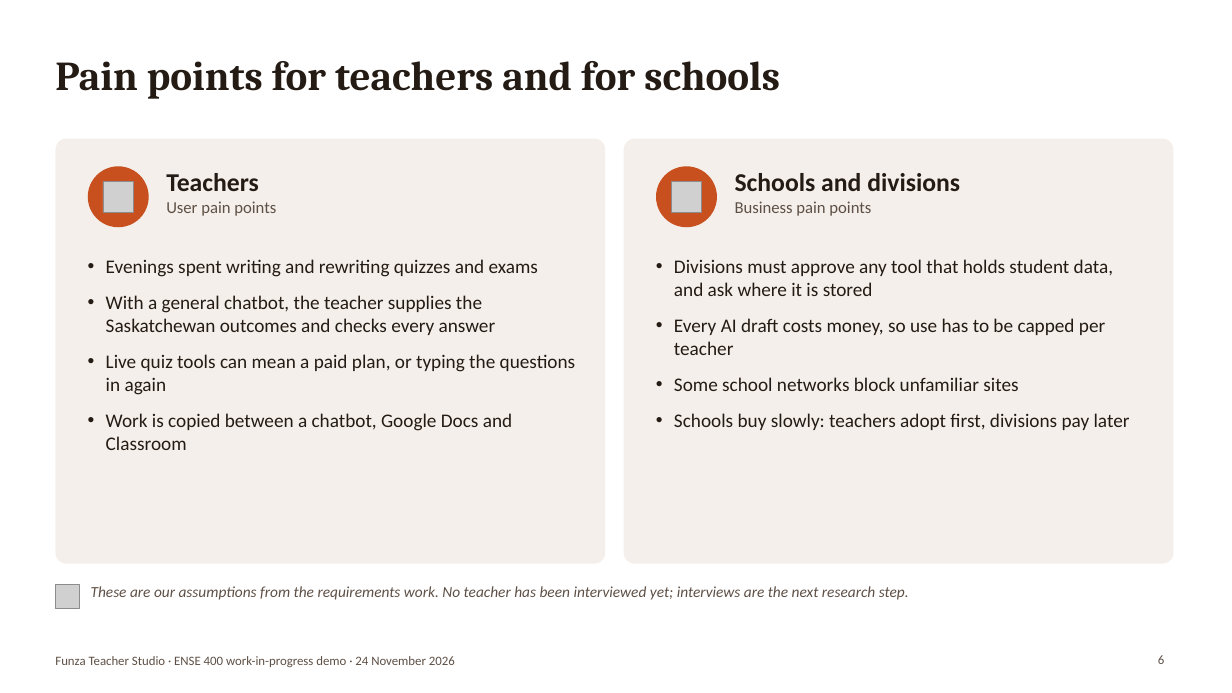
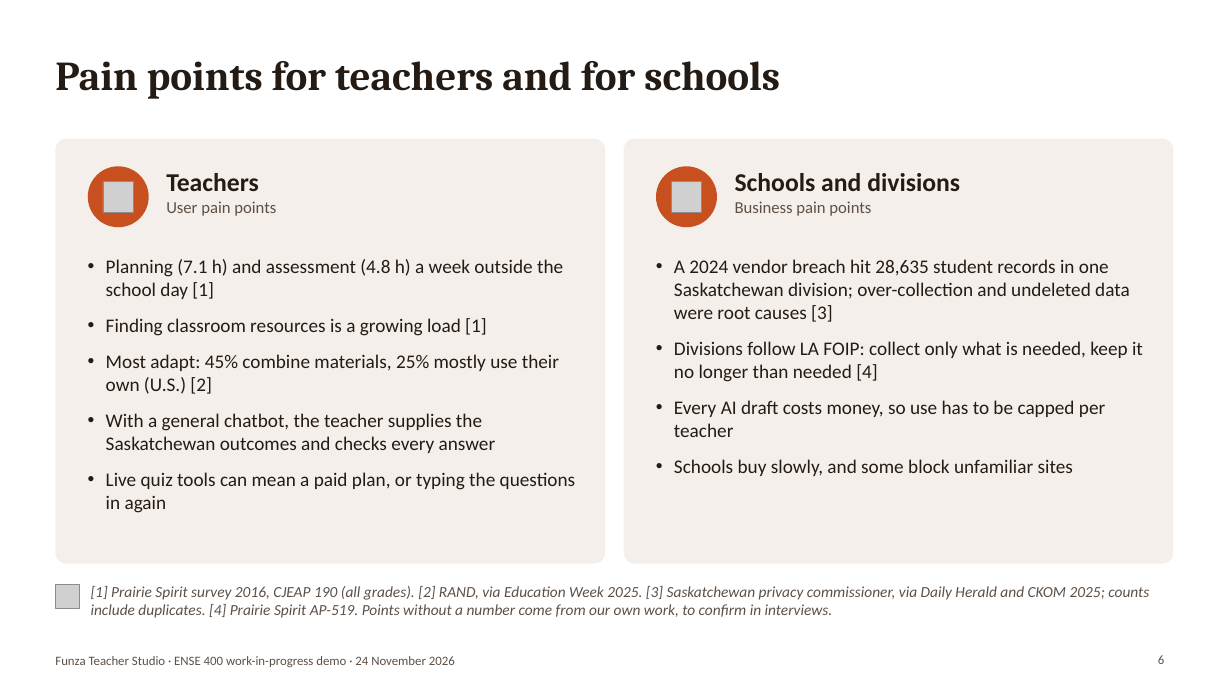
Before and after one commit to Binborg1/Final-2027, a slide deck: slide 6 of docs/06_presentations/01_work_in_progress_demo/01_work_in_progress_demo.pptx. Drawn at 1232x693 pixels with LibreOffice and Linux fonts; fonts in the diff are those of the drawing; grey boxes stand for pictures. Boxes give left, top, right and bottom in pixels: in the first picture for what was removed or moved away, otherwise in the second. Text is boxed around its words. In the diff, an @@ line names an element or a change of style, - is before the commit and + after.

```diff
--- a/docs/06_presentations/01_work_in_progress_demo/01_work_in_progress_demo.pptx
+++ b/docs/06_presentations/01_work_in_progress_demo/01_work_in_progress_demo.pptx
@@ text at <box>106,259,563,394</box>: text changed @@
-• Evenings spent writing and rewriting quizzes and exams
+• Planning (7.1 h) and assessment (4.8 h) a week outside the school day [1]
+• Finding classroom resources is a growing load [1]
+• Most adapt: 45% combine materials, 25% mostly use their own (U.S.) [2]
@@ text at <box>674,259,1143,382</box>: text changed @@
-• Divisions must approve any tool that holds student data, and ask where it is stored
+• A 2024 vendor breach hit 28,635 student records in one Saskatchewan division; over-collection and undeleted data were root causes [3]
+• Divisions follow LA FOIP: collect only what is needed, keep it no longer than needed [4]
@@ text at <box>106,413,512,450</box>: paragraph removed @@
-• Work is copied between a chatbot, Google Docs and Classroom
@@ text at <box>674,459,1073,476</box>: text changed @@
-• Some school networks block unfamiliar sites
-• Schools buy slowly: teachers adopt first, divisions pay later
+• Schools buy slowly, and some block unfamiliar sites
@@ text at <box>91,586,1149,618</box>: text changed @@
-These are our assumptions from the requirements work. No teacher has been interviewed yet; interviews are the next research step.
+[1] Prairie Spirit survey 2016, CJEAP 190 (all grades). [2] RAND, via Education Week 2025. [3] Saskatchewan privacy commissioner, via Daily Herald and CKOM 2025; counts include duplicates. [4] Prairie Spirit AP-519. Points without a number come from our own work, to confirm in interviews.
```
Also in this commit, not shown: 1 other slide changed, 7 other files.
